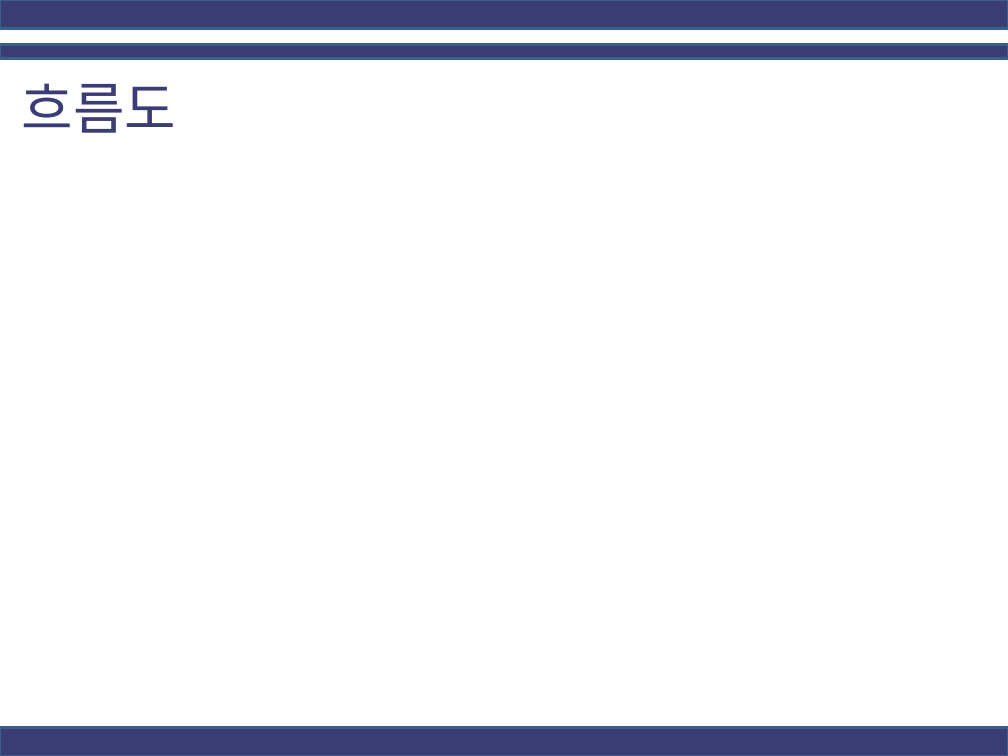
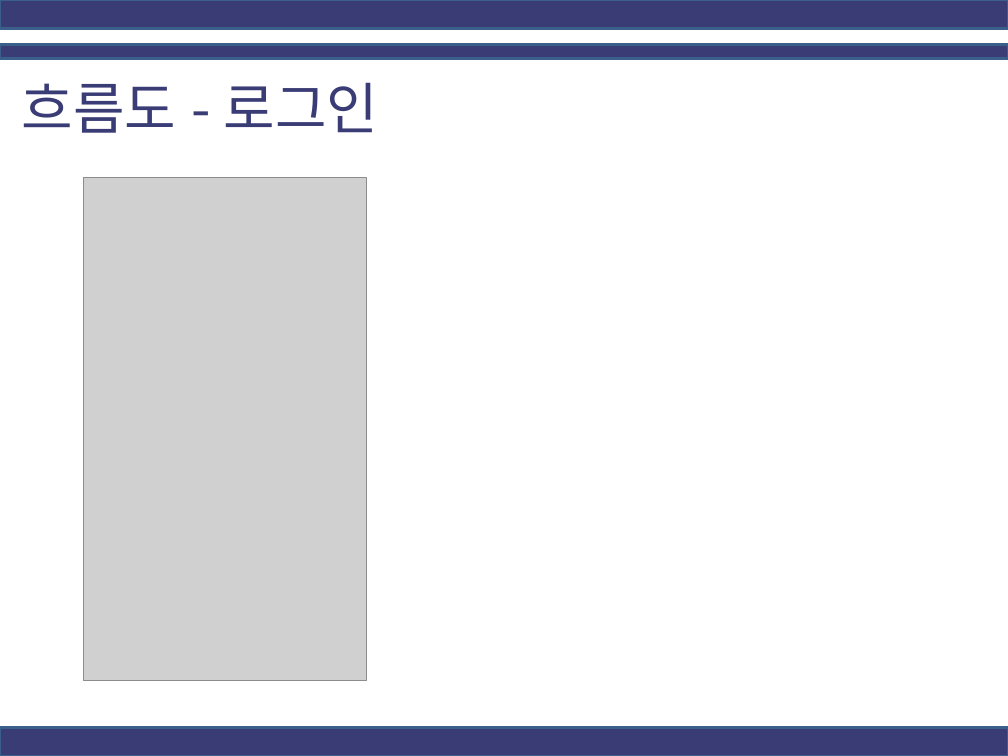
Before and after one commit to junwork123/Deep-Military-Camera, a slide deck: slide 11 of 확장성이 용이한 무인감시체계.pptx (slide 10 before the commit). Drawn at 1008x756 pixels with LibreOffice and Linux fonts; fonts in the diff are those of the drawing; grey boxes stand for pictures; background and template pictures are left out. Boxes give left, top, right and bottom in pixels: in the first picture for what was removed or moved away, otherwise in the second. Text is boxed around its words. In the diff, an @@ line names an element or a change of style, - is before the commit and + after.

Commit message:
ppt 흐름도 추가

```diff
--- a/확장성이 용이한 무인감시체계.pptx
+++ b/확장성이 용이한 무인감시체계.pptx
@@ text at bbox=[22, 82, 378, 133]: text changed @@
-흐름도
+흐름도 - 로그인
@@ picture added at bbox=[84, 177, 367, 680] @@
```
Also in this commit, not shown: 4 other slides changed, 3 slides added.
